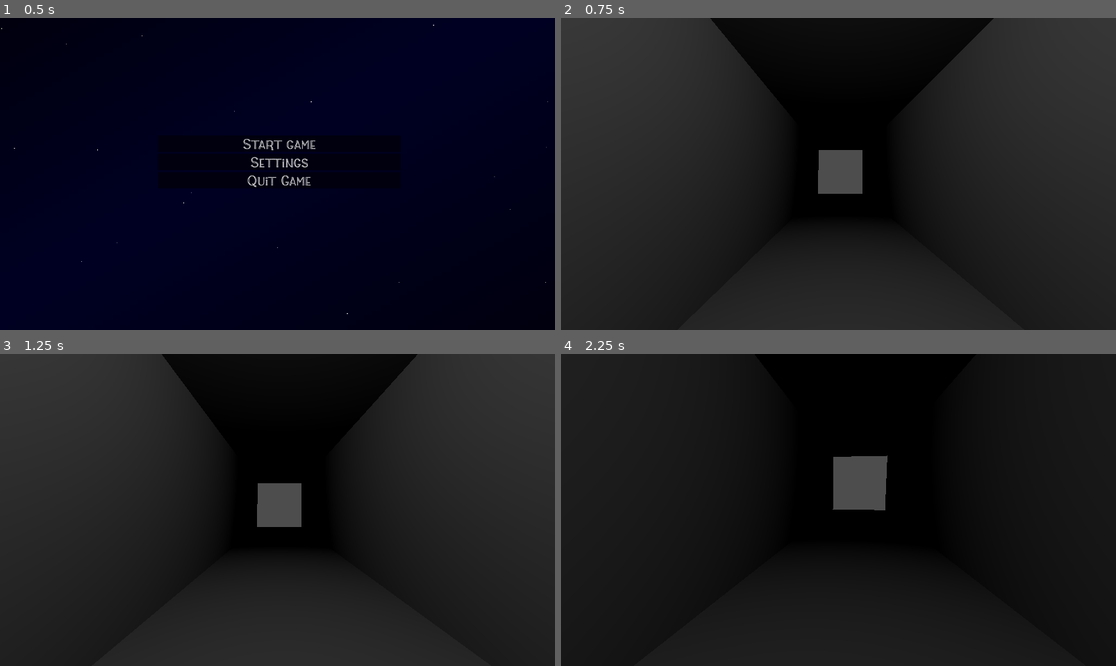
Above: before the commit, frames 1-4 (two rows, left to right).
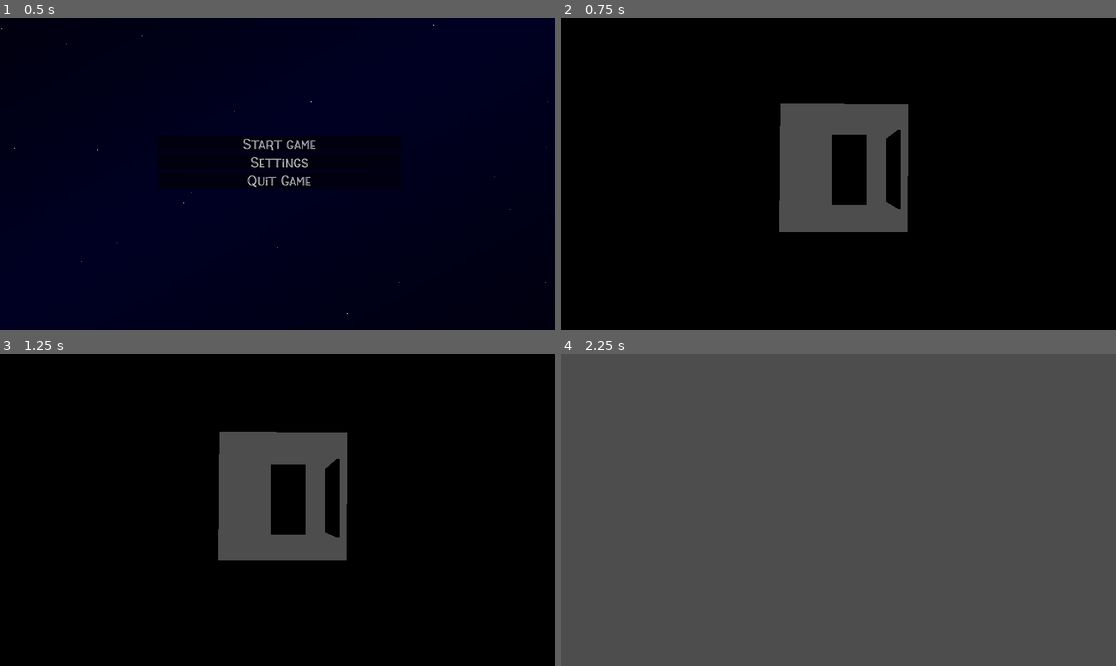
Above: after the commit, the same moments.

Repository: JoonaKhr/3DSpook
Game: Godot game, scene res://Scenes/menu.tscn
Two runs of this game, one before a commit and one after it. Both use one fixed random seed, a clock stepped at 60 frames per second and the inputs below.
Inputs (mouse positions are in pixels of both pictures, inside the frame that each line leads up to):
- Up to frame 1 (0.5 s): no input
- Up to frame 2 (0.75 s): click "Start game" at 0.5 s
- Up to frame 3 (1.25 s): no input
- Up to frame 4 (2.25 s): tap Enter (ui_accept) at 1.25, 1.52 s; move the mouse to (866, 510) at 1.27 s; hold W (forwards) from 1.28 s (still down); click (866, 510) at 1.35 s; move the mouse to (810, 510) at 2.02 s; click (810, 510) at 2.1 s

Frame 1 is identical in both runs. In frame 2, 81% of the frame differs, in the area x 0-100%, y 0-100%; in frame 3, 83%; in frame 4, 98%.

Commit message:
z and x doors and other miscellanous stuff

Diff:
--- /dev/null
+++ b/Scenes/Objects/doorX.tscn
@@ -0,0 +1,52 @@
+[gd_scene load_steps=8 format=3 uid="uid://82rmbw1dkpbv"]
+
+[ext_resource type="Script" path="res://Scripts/door.gd" id="1_br65c"]
+
+[sub_resource type="BoxShape3D" id="BoxShape3D_7w3gs"]
+size = Vector3(0.2, 6, 3)
+
+[sub_resource type="BoxMesh" id="BoxMesh_u726q"]
+size = Vector3(0.2, 6, 3)
+
+[sub_resource type="StandardMaterial3D" id="StandardMaterial3D_fasam"]
+albedo_color = Color(1, 0.0352941, 1, 1)
+
+[sub_resource type="Animation" id="Animation_tovap"]
+resource_name = "open"
+tracks/0/type = "value"
+tracks/0/imported = false
+tracks/0/enabled = true
+tracks/0/path = NodePath(".:position")
+tracks/0/interp = 1
+tracks/0/loop_wrap = true
+tracks/0/keys = {
+"times": PackedFloat32Array(0, 1),
+"transitions": PackedFloat32Array(1, 1),
+"update": 0,
+"values": [Vector3(0, 0, 0), Vector3(0, 0, 0)]
+}
+
+[sub_resource type="Animation" id="Animation_hhpnl"]
+length = 0.001
+
+[sub_resource type="AnimationLibrary" id="AnimationLibrary_eb2uw"]
+_data = {
+"RESET": SubResource("Animation_hhpnl"),
+"open": SubResource("Animation_tovap")
+}
+
+[node name="door" type="StaticBody3D" groups=["doors"]]
+script = ExtResource("1_br65c")
+
+[node name="CollisionShape3D" type="CollisionShape3D" parent="."]
+shape = SubResource("BoxShape3D_7w3gs")
+
+[node name="MeshInstance3D" type="MeshInstance3D" parent="."]
+mesh = SubResource("BoxMesh_u726q")
+skeleton = NodePath("../CollisionShape3D")
+surface_material_override/0 = SubResource("StandardMaterial3D_fasam")
+
+[node name="AnimationPlayer" type="AnimationPlayer" parent="."]
+libraries = {
+"": SubResource("AnimationLibrary_eb2uw")
+}
--- /dev/null
+++ b/Scenes/Objects/doorZ.tscn
@@ -0,0 +1,53 @@
+[gd_scene load_steps=8 format=3 uid="uid://b6hkvcqwkl73m"]
+
+[ext_resource type="Script" path="res://Scripts/door.gd" id="1_pe2uq"]
+
+[sub_resource type="BoxShape3D" id="BoxShape3D_7w3gs"]
+size = Vector3(0.2, 6, 3)
+
+[sub_resource type="BoxMesh" id="BoxMesh_u726q"]
+size = Vector3(0.2, 6, 3)
+
+[sub_resource type="StandardMaterial3D" id="StandardMaterial3D_fasam"]
+albedo_color = Color(1, 0.0352941, 1, 1)
+
+[sub_resource type="Animation" id="Animation_tovap"]
+resource_name = "open"
+tracks/0/type = "value"
+tracks/0/imported = false
+tracks/0/enabled = true
+tracks/0/path = NodePath(".:position")
+tracks/0/interp = 1
+tracks/0/loop_wrap = true
+tracks/0/keys = {
+"times": PackedFloat32Array(0, 1),
+"transitions": PackedFloat32Array(1, 1),
+"update": 0,
+"values": [Vector3(0, 0, 0), Vector3(0, 0, 0)]
+}
+
+[sub_resource type="Animation" id="Animation_hhpnl"]
+length = 0.001
+
+[sub_resource type="AnimationLibrary" id="AnimationLibrary_eb2uw"]
+_data = {
+"RESET": SubResource("Animation_hhpnl"),
+"open": SubResource("Animation_tovap")
+}
+
+[node name="door" type="StaticBody3D" groups=["doors"]]
+transform = Transform3D(-4.37114e-08, 0, 1, 0, 1, 0, -1, 0, -4.37114e-08, 0, 0, 0)
+script = ExtResource("1_pe2uq")
+
+[node name="CollisionShape3D" type="CollisionShape3D" parent="."]
+shape = SubResource("BoxShape3D_7w3gs")
+
+[node name="MeshInstance3D" type="MeshInstance3D" parent="."]
+mesh = SubResource("BoxMesh_u726q")
+skeleton = NodePath("../CollisionShape3D")
+surface_material_override/0 = SubResource("StandardMaterial3D_fasam")
+
+[node name="AnimationPlayer" type="AnimationPlayer" parent="."]
+libraries = {
+"": SubResource("AnimationLibrary_eb2uw")
+}
--- a/Scenes/PlayerScene.tscn
+++ b/Scenes/PlayerScene.tscn
@@ -1,7 +1,8 @@
-[gd_scene load_steps=5 format=3 uid="uid://c0diii2blledv"]
+[gd_scene load_steps=6 format=3 uid="uid://c0diii2blledv"]
 
 [ext_resource type="Script" path="res://Scripts/PlayerController.gd" id="1_c4xhs"]
 [ext_resource type="PackedScene" path="res://Scenes/pausemenu.tscn" id="2_c0kcq"]
+[ext_resource type="PackedScene" uid="uid://huhgi0dcuejl" path="res://Scenes/inventory.tscn" id="2_cmbys"]
 
 [sub_resource type="CapsuleShape3D" id="CapsuleShape3D_0j8gy"]
 height = 4.0
@@ -11,6 +12,7 @@
 
 [node name="CharacterBody3D" type="CharacterBody3D"]
 script = ExtResource("1_c4xhs")
+inventory = ExtResource("2_cmbys")
 
 [node name="pausemenu" parent="." instance=ExtResource("2_c0kcq")]
 visible = false
--- /dev/null
+++ b/Scenes/inventory.tscn
@@ -0,0 +1,12 @@
+[gd_scene load_steps=2 format=3 uid="uid://huhgi0dcuejl"]
+
+[ext_resource type="Script" path="res://Scripts/inventory.gd" id="1_oesy5"]
+
+[node name="inventory" type="Control"]
+layout_mode = 3
+anchors_preset = 15
+anchor_right = 1.0
+anchor_bottom = 1.0
+grow_horizontal = 2
+grow_vertical = 2
+script = ExtResource("1_oesy5")
--- a/Scenes/node_3d.tscn
+++ b/Scenes/node_3d.tscn
@@ -1,9 +1,11 @@
-[gd_scene load_steps=7 format=3 uid="uid://bwgra6jcr7akn"]
+[gd_scene load_steps=9 format=3 uid="uid://bwgra6jcr7akn"]
 
 [ext_resource type="PackedScene" uid="uid://c0diii2blledv" path="res://Scenes/PlayerScene.tscn" id="1_xlapj"]
 [ext_resource type="PackedScene" uid="uid://cwj7yna3cka1r" path="res://Scenes/Objects/lightswitch.tscn" id="2_h4hrg"]
 [ext_resource type="PackedScene" uid="uid://4teupdiamevk" path="res://Scenes/Objects/ceiling_light.tscn" id="2_vmhun"]
 [ext_resource type="Script" path="res://Scripts/button.gd" id="3_lcym8"]
+[ext_resource type="PackedScene" uid="uid://b6hkvcqwkl73m" path="res://Scenes/Objects/doorZ.tscn" id="5_0t8t1"]
+[ext_resource type="PackedScene" uid="uid://82rmbw1dkpbv" path="res://Scenes/Objects/doorX.tscn" id="6_xppvw"]
 
 [sub_resource type="BoxShape3D" id="BoxShape3D_5nw6q"]
 size = Vector3(20, 0.2, 3)
@@ -54,7 +56,8 @@
 mesh = SubResource("BoxMesh_l60q6")
 
 [node name="Player" parent="." instance=ExtResource("1_xlapj")]
-transform = Transform3D(-4.37114e-08, 0, 1, 0, 1, 0, -1, 0, -4.37114e-08, 0, 1.10156, 0)
+transform = Transform3D(-4.37114e-08, 0, 1, 0, 1, 0, -1, 0, -4.37114e-08, -21.0434, 1.10156, 0)
+SPEED = 15.0
 
 [node name="lightswitch" parent="." instance=ExtResource("2_h4hrg")]
 transform = Transform3D(-1, 0, -8.74228e-08, 0, 1, 0, 8.74228e-08, 0, -1, 0, 2.1784, 3.96571)
@@ -66,4 +69,15 @@
 [node name="ceiling_light2" parent="lightswitch" instance=ExtResource("2_vmhun")]
 transform = Transform3D(1, 0, 0, 0, 1, 0, 0, 0, 1, -19.4271, 5.12212, 4.22782)
 
+[node name="Lightswitch" parent="." groups=["doorswitches"] instance=ExtResource("2_h4hrg")]
+transform = Transform3D(1, 0, 0, 0, 1, 0, 0, 0, 1, -27.0652, 2.94579, -4.6191)
+script = ExtResource("3_lcym8")
+
+[node name="door" parent="Lightswitch" instance=ExtResource("5_0t8t1")]
+transform = Transform3D(-4.37114e-08, 0, 1, 0, 1, 0, -1, 0, -4.37114e-08, -7.90829, 0, 0)
+
+[node name="door2" parent="Lightswitch" instance=ExtResource("6_xppvw")]
+transform = Transform3D(1, 0, 0, 0, 1, 0, 0, 0, 1, -8.0327, 0, 3.685)
+
 [connection signal="press" from="lightswitch" to="lightswitch" method="_on_press"]
+[connection signal="press" from="Lightswitch" to="Lightswitch" method="_on_press"]
--- a/Scripts/PlayerController.gd
+++ b/Scripts/PlayerController.gd
@@ -6,7 +6,7 @@
 const RAY_LENGTH = 5
 var rot_x = 0
 var rot_y = 0
-
+@export var inventory: PackedScene
 
 func _ready():
 	Input.set_mouse_mode(Input.MOUSE_MODE_CAPTURED)
--- a/Scripts/button.gd
+++ b/Scripts/button.gd
@@ -8,7 +8,7 @@
 	for child in get_children():
 		if get_tree().get_nodes_in_group("lights").has(child):
 			lights.append(child)
-		if child is StaticBody3D:
+		if get_tree().get_nodes_in_group("doors").has(child):
 			doors.append(child)
 
 	print(lights)
@@ -20,3 +20,5 @@
 func _on_press():
 	for light in lights:
 		light.interact()
+	for door in doors:
+		door.interact()
--- a/Scripts/door.gd
+++ b/Scripts/door.gd
@@ -3,11 +3,26 @@
 @onready var animation = $AnimationPlayer
 
 var open = false
+@export var locked = false
+@export var requiredItem: PackedScene
+
+func _ready():
+    var openAnimation = animation.get_animation("open")
+    if rotation_degrees.y != 90:
+        openAnimation.track_set_key_value(0, 0, Vector3(transform.origin.x, transform.origin.y, transform.origin.z))
+        openAnimation.track_set_key_value(0, 1, Vector3(transform.origin.x, transform.origin.y, (transform.origin.z + 10)))
+    else:
+        openAnimation.track_set_key_value(0, 0, Vector3(transform.origin.x, transform.origin.y, transform.origin.z))
+        openAnimation.track_set_key_value(0, 1, Vector3(transform.origin.x+10, transform.origin.y, transform.origin.z))
 
 func interact():
-    if !open:
+    if !open and !locked:
         open = true
         animation.play("open")
     elif open:
         open = false
         animation.play_backwards("open")
+
+func unlockDoor(item):
+    if item == requiredItem:
+        locked = false
--- /dev/null
+++ b/Scripts/inventory.gd
@@ -0,0 +1,9 @@
+extends Node3D
+
+var itemList = []
+
+func obtainItem(item):
+    itemList.append(item)
+
+func removeItem(item):
+    itemList.erase(item)
--- /dev/null
+++ b/Scripts/item.gd
@@ -0,0 +1,4 @@
+extends Node3D
+
+var n = ""
+@export var itemIcon: Image
